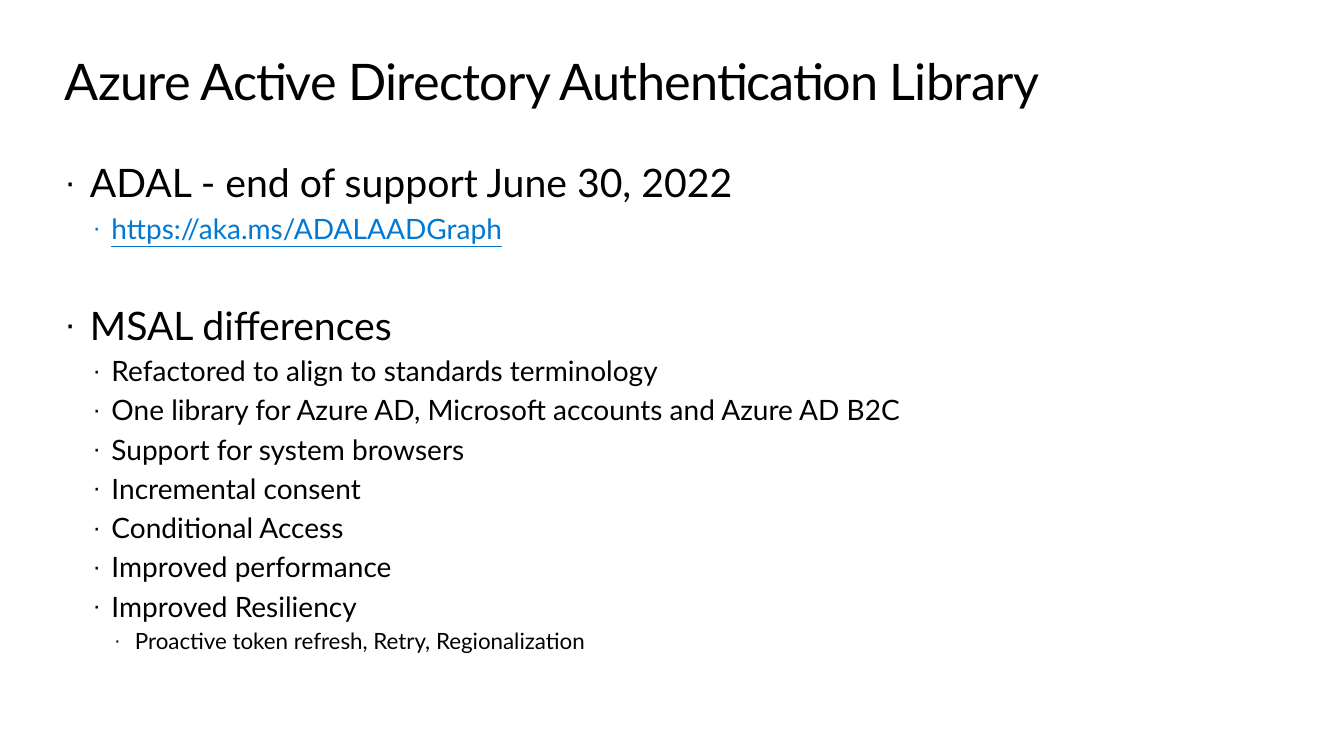
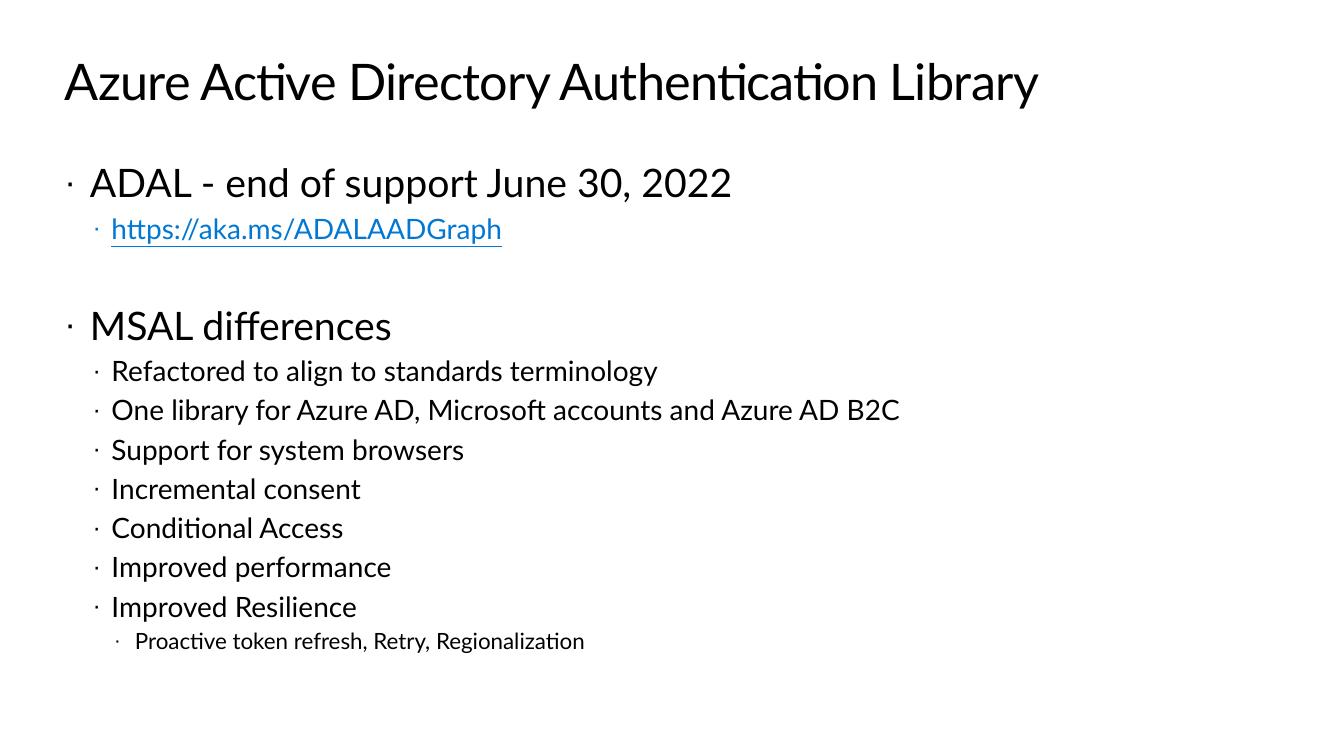
Before and after one commit to kylemar/LOB-Apps-for-IT-Pros, a slide deck: slide 12 of LOB apps for ITPros.pptx. Drawn at 1344x756 pixels with LibreOffice and Linux fonts; fonts in the diff are those of the drawing; background and template pictures are left out. Boxes give left, top, right and bottom in pixels: in the first picture for what was removed or moved away, otherwise in the second. Text is boxed around its words. In the diff, an @@ line names an element or a change of style, - is before the commit and + after.

```diff
--- a/LOB apps for ITPros.pptx
+++ b/LOB apps for ITPros.pptx
@@ text at [111,596,357,622]: text changed @@
-  · Improved Resiliency
+  · Improved Resilience
```
Also in this commit, not shown: 22 other slides changed, 20 slides added, 2 slides removed, 1 other file.
